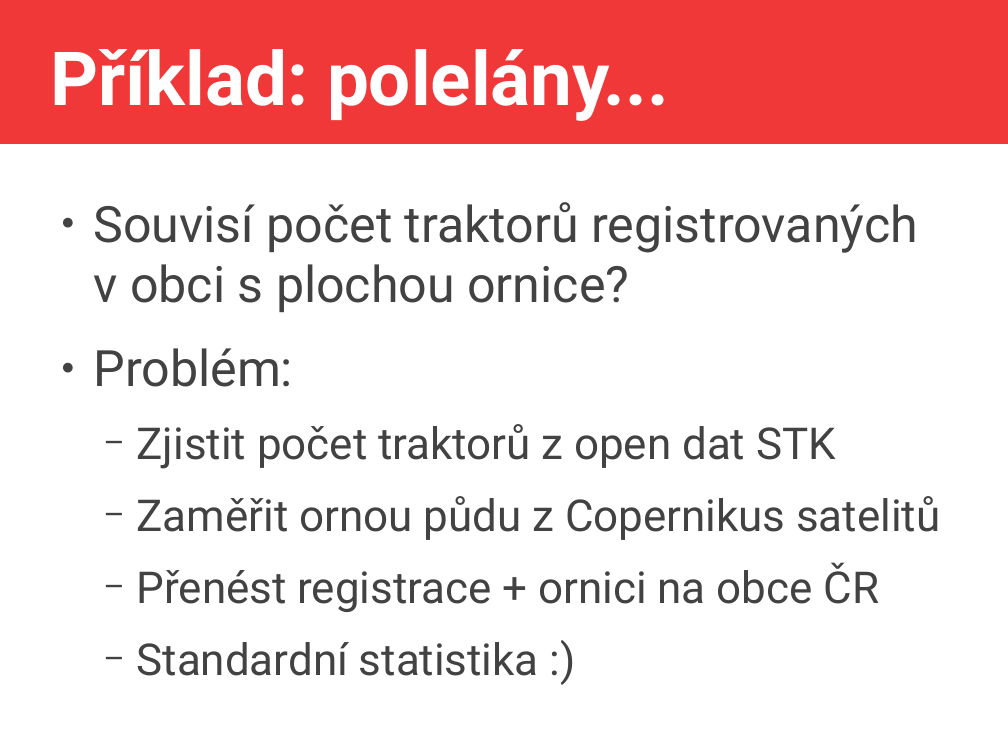
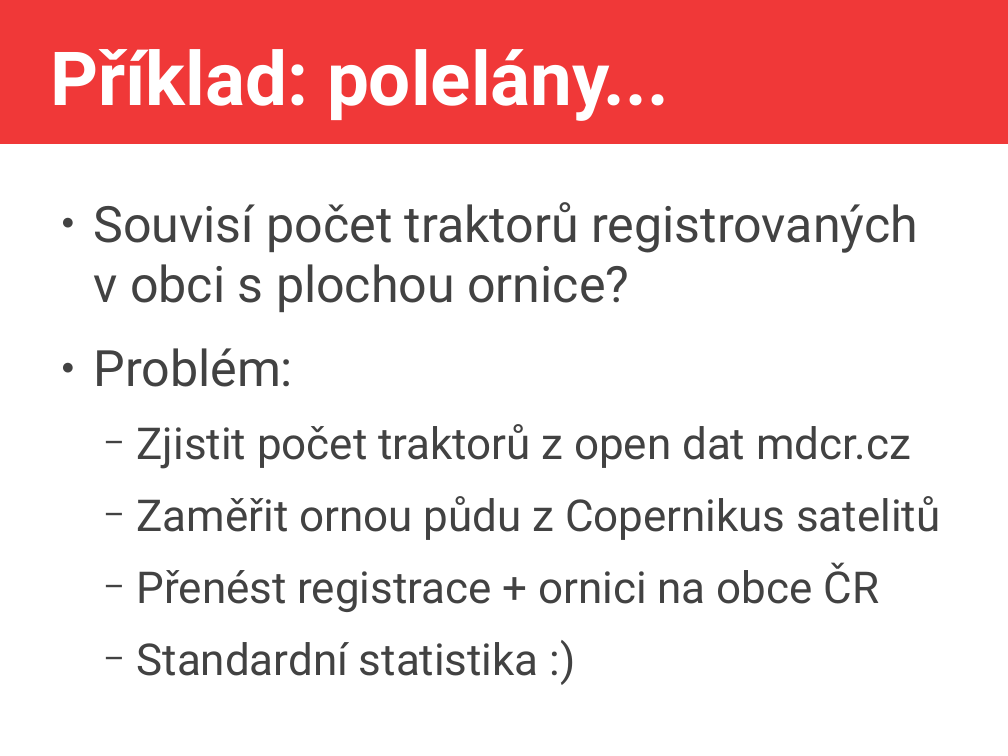
Before and after one commit to jlacko/4EK418, a slide deck: slide 31 of prez/3 -geometry creation.odp. Drawn at 1008x756 pixels with LibreOffice and Linux fonts; fonts in the diff are those of the drawing. Boxes give left, top, right and bottom in pixels: in the first picture for what was removed or moved away, otherwise in the second. Text is boxed around its words. In the diff, an @@ line names an element or a change of style, - is before the commit and + after.

```diff
--- a/prez/3 -geometry creation.odp
+++ b/prez/3 -geometry creation.odp
@@ text at (137, 424, 911, 469): text changed @@
-  − Zjistit počet traktorů z open dat STK
+  − Zjistit počet traktorů z open dat mdcr.cz
```
Also in this commit, not shown: 6 other files.
